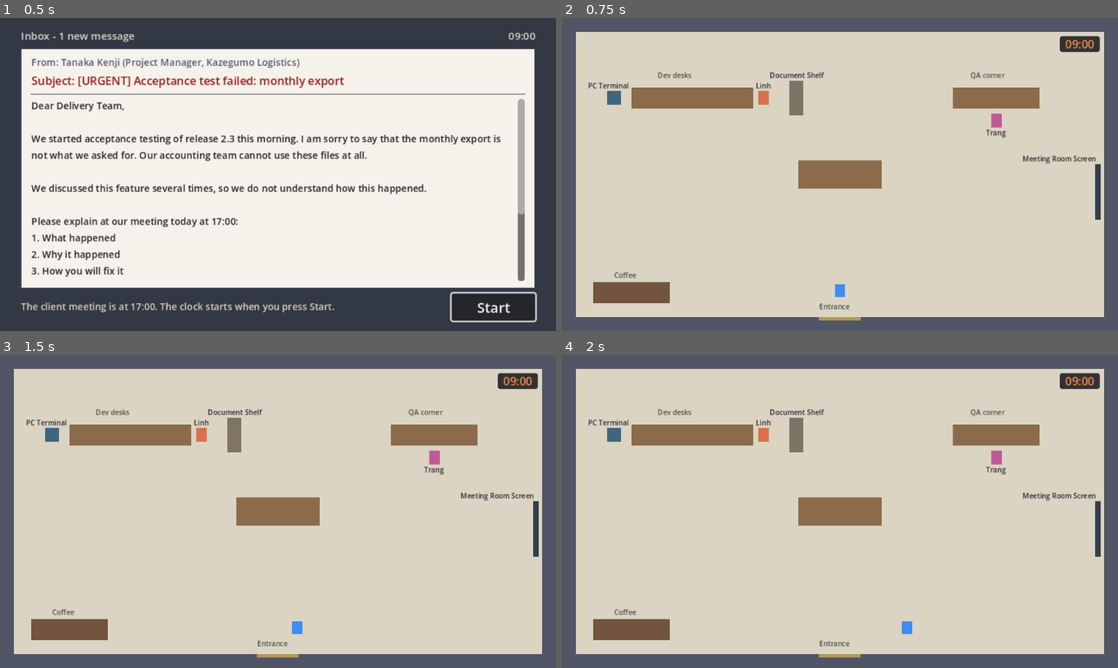
Above: before the commit, frames 1-4 (two rows, left to right).
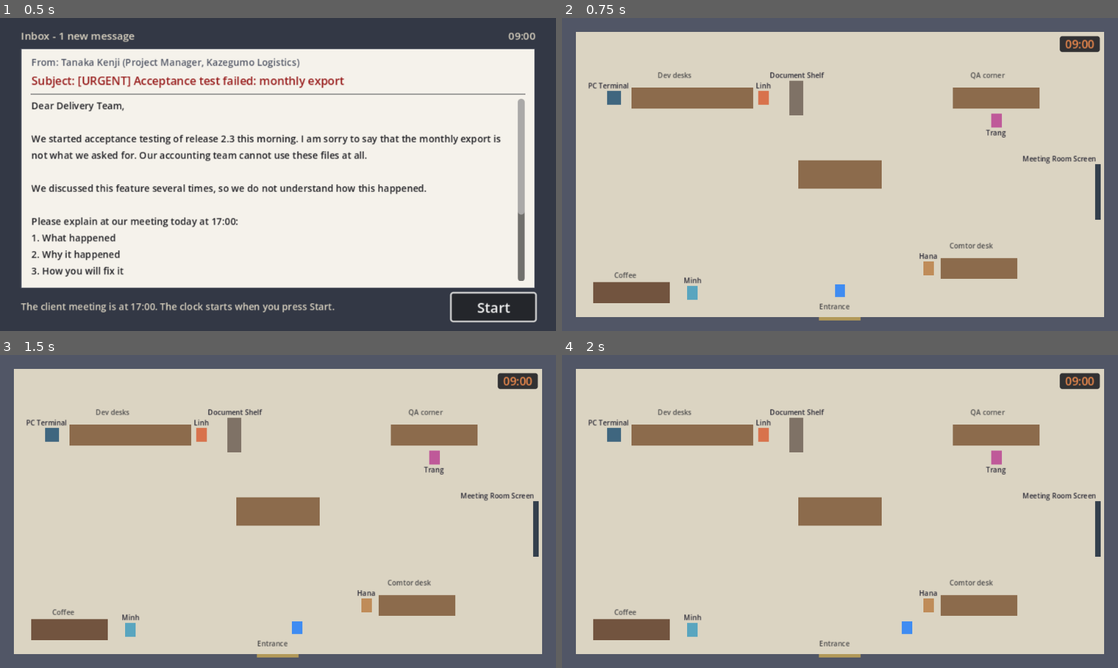
Above: after the commit, the same moments.

Repository: hoanghainh1188/offshore-crisis
Game: Godot game, scene res://run/run.tscn
Same seed, same stepped clock (60 frames per second), same inputs: the game is played once before the commit and once after it.
Inputs (mouse positions are in pixels of both pictures, inside the frame that each line leads up to):
- Up to frame 1 (0.5 s): no input
- Up to frame 2 (0.75 s): click "Start" at 0.5 s
- Up to frame 3 (1.5 s): tap Enter at 1.25 s; move the mouse to (400, 495) at 1.27 s; hold D (move_right) from 1.28 s (still down); hold E (interact) from 1.28 s (still down); click (400, 495) at 1.42 s
- Up to frame 4 (2 s): keep holding D (move_right); keep holding E (interact); tap Space at 1.52 s

Frame 1 is identical in both runs. In frame 2, 1.3% of the frame differs, in the area x 22-82%, y 71-90%; in frame 3, 1.3%; in frame 4, 1.3%.

Commit message:
feat(dialogue): add offline dialogue for Minh, Hana, and Tanaka-san

Diff:
--- a/game/dialogue/dialogue_offline.json
+++ b/game/dialogue/dialogue_offline.json
@@ -186,6 +186,231 @@
           }
         }
       ]
+    },
+    "minh": {
+      "questions": [
+        {
+          "id": "minh_role_smalltalk",
+          "text": "How are you holding up after the client escalation?",
+          "not_held": {
+            "nervous": "Honestly, I'm pretty stressed. I just hope my export code isn't the reason the client is mad."
+          }
+        },
+        {
+          "id": "minh_export_spec",
+          "text": "Which spec or ticket did you follow when building the monthly export?",
+          "fact": "fact_coc_no_ticket",
+          "holds": {
+            "nervous": "I built the export straight from the original spec! Nobody ever made a ticket for any change, so I had nothing else to go on."
+          },
+          "not_held": {
+            "nervous": "I just picked up the tasks assigned to me on the board. Linh handled the tickets and spec updates."
+          }
+        },
+        {
+          "id": "minh_crash_fix",
+          "text": "I saw a fix from you two days before release. What was that?",
+          "fact": "rh_junior_null_fix",
+          "holds": {
+            "nervous": "Oh! That was a null-pointer crash on the export screen when a filter was empty. I fixed it two days before release—I didn't touch the grouping logic!"
+          },
+          "not_held": {
+            "nervous": "I pushed a couple of small cleanup commits, I think, but I'd have to look at the git log to be sure."
+          }
+        },
+        {
+          "id": "minh_closing_term",
+          "text": "Did anyone mention a closing period or 締め日 while you were coding?",
+          "not_held": {
+            "nervous": "Not to me! I only read the English tickets, and nobody told me about any Japanese closing dates."
+          }
+        },
+        {
+          "id": "minh_ticket_followup",
+          "text": "Ticket OC-142 says 'calendar month'. Did you ever check if there was a newer ticket?",
+          "fact": "fact_coc_no_ticket",
+          "unlock_any": [
+            "fact_lit_ticket_calendar"
+          ],
+          "holds": {
+            "nervous": "I looked on the board, and there was no new ticket at all! So I assumed the original spec was still the right one."
+          },
+          "not_held": {
+            "nervous": "I just worked off whatever Linh put in my sprint column. You'd have to check the ticket history."
+          }
+        },
+        {
+          "id": "minh_chat_followup",
+          "text": "Linh agreed to a closing-period change in chat. Why didn't you build that?",
+          "fact": "fact_coc_no_ticket",
+          "unlock_any": [
+            "fact_coc_chat_agreement"
+          ],
+          "holds": {
+            "nervous": "Wait, really?! Nobody created a ticket for that chat agreement, so I never knew! I built the export from the original spec."
+          },
+          "not_held": {
+            "nervous": "I wasn't following every chat thread while coding. I only check tickets assigned to me."
+          }
+        }
+      ]
+    },
+    "hana": {
+      "questions": [
+        {
+          "id": "hana_workload_smalltalk",
+          "text": "How has the communication been between our team and Kazegumo Logistics?",
+          "not_held": {
+            "protective": "Busy, as always. I translate what I'm given as quickly as I can so the devs aren't blocked.",
+            "honest": "A bit rushed during release 2.3. There were a lot of messages flying around in both languages."
+          }
+        },
+        {
+          "id": "hana_jp_spec",
+          "text": "What does the original Japanese spec say about how the export groups rows?",
+          "fact": "fact_lit_jp_spec_closing",
+          "holds": {
+            "protective": "It says 月次締め—their monthly closing period ending on the 20th. Anyone reading the Japanese spec carefully would see that.",
+            "honest": "The Japanese spec says 月次締め, which is the client's monthly closing period ending on the 20th."
+          },
+          "not_held": {
+            "protective": "I translated the documents handed to me. The spec itself is in the document folder if you want to check it.",
+            "honest": "I don't have the Japanese wording memorized right now, sorry. The spec document in the folder has the exact text."
+          }
+        },
+        {
+          "id": "hana_translation_note",
+          "text": "Were there any terms in the spec you weren't sure how to translate?",
+          "fact": "fact_lit_unconfirmed_note",
+          "holds": {
+            "protective": "I wrote a note saying 締め was unclear and I assumed calendar month, marked 'to confirm'. Nobody followed up with the client, so what else could I do?",
+            "honest": "Yes. I wrote in my note: '締め unclear, assumed calendar month, to confirm'. Nobody ended up asking the client, including me."
+          },
+          "not_held": {
+            "protective": "If anything had been unclear, I would have flagged it for confirmation.",
+            "honest": "Nothing stands out in my memory, though my translation notes would be in the chat log if I left any."
+          }
+        },
+        {
+          "id": "hana_meeting_reply",
+          "text": "At the design review, how did Tanaka-san respond when the team proposed calendar month?",
+          "fact": "fact_py_hai_recorded",
+          "holds": {
+            "protective": "He said はい, and the meeting notes recorded it as 'はい (approved)'. That's literally what he said.",
+            "honest": "He said はい, and the meeting notes recorded his reply as 'はい (approved)'."
+          },
+          "not_held": {
+            "protective": "I wasn't the one taking official minutes for every point. Check the meeting notes.",
+            "honest": "I'm not sure how his exact reply was written down. The meeting notes should show it."
+          }
+        },
+        {
+          "id": "hana_ticket_followup",
+          "text": "The English ticket says 'calendar month', but the Japanese spec says 月次締め. Why?",
+          "fact": "fact_lit_unconfirmed_note",
+          "unlock_any": [
+            "fact_lit_ticket_calendar",
+            "fact_lit_jp_spec_closing"
+          ],
+          "holds": {
+            "protective": "Because I flagged '締め unclear, assumed calendar month, to confirm' in my note! Nobody asked the client to confirm it.",
+            "honest": "My translation note said '締め unclear, assumed calendar month, to confirm', and nobody followed up with the client."
+          },
+          "not_held": {
+            "protective": "I don't write the Jira tickets. You should check who copied the wording into OC-142.",
+            "honest": "I'm not sure how the ticket ended up with that phrasing. I'd need to check the chat log."
+          }
+        },
+        {
+          "id": "hana_hai_followup",
+          "text": "Linh says the team proposed calendar month at the design review. How was Tanaka-san's reply recorded?",
+          "fact": "fact_py_hai_recorded",
+          "unlock_any": [
+            "fact_py_meeting_proposal"
+          ],
+          "holds": {
+            "protective": "It was recorded as 'はい (approved)' in the meeting notes. We had no reason to doubt a yes.",
+            "honest": "The meeting notes recorded Tanaka-san's reply as 'はい (approved)'."
+          },
+          "not_held": {
+            "protective": "I interpreted during the call, I didn't sign off on the notes.",
+            "honest": "I don't remember the exact note entry. You can check the meeting notes on the shelf."
+          }
+        },
+        {
+          "id": "hana_csv_smalltalk",
+          "text": "Did Tanaka-san mention any trouble opening the exported CSV files?",
+          "not_held": {
+            "protective": "He mentioned the numbers were wrong—that's the main thing.",
+            "honest": "I didn't hear him complain about opening the files to me, just that the monthly totals didn't match."
+          }
+        }
+      ]
+    },
+    "tanaka": {
+      "questions": [
+        {
+          "id": "tanaka_escalation_smalltalk",
+          "text": "Thank you for taking this call, Tanaka-san. Which part of the delivery didn't match your expectations?",
+          "not_held": {
+            "indirect": "We appreciate your team's hard work. However, our accounting department found that the monthly export totals are slightly different from what we expected."
+          }
+        },
+        {
+          "id": "tanaka_chat_request",
+          "text": "Did your team request any change to the export grouping in the shared chat?",
+          "fact": "fact_coc_chat_agreement",
+          "holds": {
+            "indirect": "Yes, we mentioned in the shared chat that we needed the export switched to our closing period, and Linh-san kindly replied 'OK, will do'."
+          },
+          "not_held": {
+            "indirect": "There were many messages in the shared chat over the past few weeks, so it may be best to review the chat history directly."
+          }
+        },
+        {
+          "id": "tanaka_design_review",
+          "text": "At the design review, what was your understanding of the export grouping?",
+          "fact": "fact_py_check_internally",
+          "holds": {
+            "indirect": "When your team proposed calendar month, I said I understood and would check with our accounting team. I sent a follow-up in the shared chat later, though we didn't receive a reply."
+          },
+          "not_held": {
+            "indirect": "It was a busy design review with many topics. Perhaps the meeting notes or the spec document capture the details more clearly."
+          }
+        },
+        {
+          "id": "tanaka_csv_headers",
+          "text": "Did your accounting team notice anything else when opening the exported CSVs?",
+          "fact": "rh_csv_encoding",
+          "holds": {
+            "indirect": "Ah, yes—on our office PCs, the Japanese CSV headers appeared with broken characters. We weren't sure if that was related, so we thought we should mention it."
+          },
+          "not_held": {
+            "indirect": "Our main concern right now is simply the monthly grouping of the figures."
+          }
+        },
+        {
+          "id": "tanaka_closing_smalltalk",
+          "text": "Could you confirm how your monthly closing period works for accounting?",
+          "not_held": {
+            "indirect": "Of course. At Kazegumo Logistics, our accounting month closes on the 20th of each month, from the 21st to the 20th."
+          }
+        },
+        {
+          "id": "tanaka_hai_followup",
+          "text": "Our meeting notes record your reply as 'はい (approved)'. What did you mean at the time?",
+          "fact": "fact_py_check_internally",
+          "unlock_any": [
+            "fact_py_hai_recorded"
+          ],
+          "holds": {
+            "indirect": "Ah, I see how that could be misunderstood. By はい I meant 'I understand, I will check with accounting'. I later posted in the shared chat, though it went unanswered."
+          },
+          "not_held": {
+            "indirect": "In Japanese meetings we often say はい simply to show we are listening carefully. I'm sorry if the notes were unclear."
+          }
+        }
+      ]
     }
   }
 }
--- a/game/dialogue/dialogue_tuning.gd
+++ b/game/dialogue/dialogue_tuning.gd
@@ -4,3 +4,11 @@
 
 ## In-game minutes a new question moves the office clock forward (GDD §7 default: 15).
 @export var question_cost_minutes: int = 15
+## In-game minutes a new question to a remote NPC (e.g. Tanaka-san) costs.
+@export var remote_question_cost_minutes: int = 30
+## NPC ids reached through the Meeting Room Screen rather than in person.
+@export var remote_npc_ids: Array[StringName] = [&"tanaka"]
+
+
+func cost_for(npc_id: StringName) -> int:
+	return remote_question_cost_minutes if remote_npc_ids.has(npc_id) else question_cost_minutes
--- a/game/dialogue/dialogue_tuning.tres
+++ b/game/dialogue/dialogue_tuning.tres
@@ -5,3 +5,5 @@
 [resource]
 script = ExtResource("1_tuning")
 question_cost_minutes = 15
+remote_question_cost_minutes = 30
+remote_npc_ids = Array[StringName]([&"tanaka"])
--- a/game/game_state.gd
+++ b/game/game_state.gd
@@ -76,5 +76,5 @@
 	asked_question_ids.append(question.id)
 	if answer.reveals != &"":
 		reveal_fact(answer.reveals)
-	clock.advance_minutes(dialogue_tuning.question_cost_minutes)
+	clock.advance_minutes(dialogue_tuning.cost_for(npc_id))
 	return answer
--- a/game/office/office_room.gd
+++ b/game/office/office_room.gd
@@ -9,6 +9,7 @@
 @onready var _player: Player = $Player
 @onready var _shelf: Interactable = $Interactables/DocumentShelf
 @onready var _terminal: Interactable = $Interactables/PcTerminal
+@onready var _meeting_screen: Interactable = $Interactables/MeetingScreen
 @onready var _viewer: ArtifactViewer = $ArtifactViewer
 @onready var _dialogue: DialoguePanel = $DialoguePanel
 @onready var _board: ClueBoard = $ClueBoard
@@ -20,6 +21,8 @@
 	_player.position = _spawn.position
 	_shelf.interacted.connect(_open_viewer.bind(_shelf.display_name))
 	_terminal.interacted.connect(_open_viewer.bind(_terminal.display_name))
+	if _dialogue.has_dialogue(&"tanaka"):
+		_meeting_screen.interacted.connect(_open_dialogue.bind(&"tanaka"))
 	_viewer.closed.connect(_unfreeze_player)
 	_dialogue.closed.connect(_unfreeze_player)
 	_board.opened.connect(_freeze_player)
--- a/game/office/office_room.tscn
+++ b/game/office/office_room.tscn
@@ -32,6 +32,9 @@
 [sub_resource type="RectangleShape2D" id="Shape_CoffeeCounter"]
 size = Vector2(88, 24)
 
+[sub_resource type="RectangleShape2D" id="Shape_ComtorDesk"]
+size = Vector2(88, 24)
+
 [node name="OfficeRoom" type="Node2D"]
 script = ExtResource("1_room")
 
@@ -106,6 +109,14 @@
 
 [node name="Visual" type="Polygon2D" parent="Solids/CoffeeCounter"]
 color = Color(0.45, 0.33, 0.25, 1)
+polygon = PackedVector2Array(-44, -12, 44, -12, 44, 12, -44, 12)
+
+[node name="ComtorDesk" type="CollisionShape2D" parent="Solids"]
+position = Vector2(480, 288)
+shape = SubResource("Shape_ComtorDesk")
+
+[node name="Visual" type="Polygon2D" parent="Solids/ComtorDesk"]
+color = Color(0.55, 0.42, 0.3, 1)
 polygon = PackedVector2Array(-44, -12, 44, -12, 44, 12, -44, 12)
 
 [node name="EntranceDoor" type="ColorRect" parent="."]
@@ -145,6 +156,13 @@
 theme_override_colors/font_color = Color(0.3, 0.3, 0.3, 1)
 theme_override_font_sizes/font_size = 8
 text = "Entrance"
+
+[node name="Label4" type="Label" parent="ZoneLabels"]
+offset_left = 446.0
+offset_top = 256.0
+theme_override_colors/font_color = Color(0.3, 0.3, 0.3, 1)
+theme_override_font_sizes/font_size = 8
+text = "Comtor desk"
 
 [node name="Interactables" type="Node2D" parent="."]
 
@@ -191,6 +209,22 @@
 color = Color(0.25, 0.4, 0.5, 1)
 label_offset = Vector2(-6, 0)
 
+[node name="Minh" parent="Interactables" instance=ExtResource("3_interactable")]
+position = Vector2(150, 316)
+kind = 0
+id = &"minh"
+display_name = "Minh"
+body_size = Vector2(12, 16)
+color = Color(0.35, 0.65, 0.75, 1)
+
+[node name="Hana" parent="Interactables" instance=ExtResource("3_interactable")]
+position = Vector2(422, 288)
+kind = 0
+id = &"hana"
+display_name = "Hana"
+body_size = Vector2(12, 16)
+color = Color(0.75, 0.55, 0.35, 1)
+
 [node name="EntranceSpawn" type="Marker2D" parent="."]
 position = Vector2(320, 316)
 
--- a/game/tests/integration/test_asking.gd
+++ b/game/tests/integration/test_asking.gd
@@ -85,3 +85,41 @@
 	GameState.ask_question(&"linh", _question(&"linh", &"linh_release_work"))
 	GameState.reset_run()
 	assert_false(GameState.is_asked(&"linh_release_work"), "reset clears asked")
+
+
+func _remote_question(id: StringName, fact_id: StringName) -> DialogueData.Question:
+	var question: DialogueData.Question = DialogueData.Question.new()
+	question.id = id
+	question.text = "Remote test question"
+	question.fact = fact_id
+	question.holds = {&"indirect": "We did ask in chat."}
+	question.not_held = {&"indirect": "I would need to check."}
+	return question
+
+
+func test_remote_tuning_defaults_to_thirty_minutes() -> void:
+	var tuning: DialogueTuning = load("res://dialogue/dialogue_tuning.tres") as DialogueTuning
+	assert_eq(tuning.remote_question_cost_minutes, 30)
+	assert_eq(tuning.cost_for(&"tanaka"), 30)
+	assert_eq(tuning.cost_for(&"linh"), 15)
+
+
+func test_remote_first_ask_costs_thirty_minutes_and_repeat_is_free() -> void:
+	_start_case_where(&"fact_coc_chat_agreement", "npc:tanaka")
+	var question: DialogueData.Question = _remote_question(&"tanaka_test_cost", &"fact_coc_chat_agreement")
+	var first: DialogueAnswer = GameState.ask_question(&"tanaka", question)
+	assert_eq(first.reveals, &"fact_coc_chat_agreement")
+	assert_eq(_office_time(), "09:30")
+	var second: DialogueAnswer = GameState.ask_question(&"tanaka", question)
+	assert_eq(second.text, first.text)
+	assert_eq(_office_time(), "09:30")
+	assert_signal_emit_count(GameState, "fact_revealed", 1)
+
+
+func test_remote_question_at_four_thirty_five_ends_the_day() -> void:
+	_start_case_where(&"fact_coc_chat_agreement", "npc:tanaka")
+	GameState.clock.advance_minutes(455)
+	watch_signals(GameState.clock)
+	GameState.ask_question(&"tanaka", _remote_question(&"tanaka_test_end", &"fact_coc_chat_agreement"))
+	assert_signal_emit_count(GameState.clock, "time_up", 1)
+	assert_has(GameState.revealed_fact_ids, &"fact_coc_chat_agreement")
--- a/game/tests/integration/test_dialogue_panel.gd
+++ b/game/tests/integration/test_dialogue_panel.gd
@@ -33,7 +33,10 @@
 func test_only_npcs_with_content_have_dialogue() -> void:
 	assert_true(_panel.has_dialogue(&"linh"))
 	assert_true(_panel.has_dialogue(&"trang"))
-	assert_false(_panel.has_dialogue(&"minh"))
+	assert_true(_panel.has_dialogue(&"minh"))
+	assert_true(_panel.has_dialogue(&"hana"))
+	assert_true(_panel.has_dialogue(&"tanaka"))
+	assert_false(_panel.has_dialogue(&"unknown_npc"))
 
 
 func test_header_shows_name_and_role() -> void:
--- a/game/tests/integration/test_office_dialogue.gd
+++ b/game/tests/integration/test_office_dialogue.gd
@@ -59,10 +59,38 @@
 	assert_eq(_panel.header_name(), "Trang")
 
 
-func test_meeting_screen_does_not_open_dialogue() -> void:
+func test_minh_opens_his_dialogue_and_logs() -> void:
+	watch_signals(_target("Minh"))
+	await _stand_at(Vector2(150, 296))
+	await _press(KEY_E)
+	assert_true(_panel.is_open())
+	assert_eq(_panel.header_name(), "Minh")
+	assert_eq(_panel.header_role(), "Junior dev")
+	assert_signal_emit_count(_target("Minh"), "interacted", 1)
+
+
+func test_hana_opens_her_dialogue_and_logs() -> void:
+	watch_signals(_target("Hana"))
+	await _stand_at(Vector2(422, 308))
+	await _press(KEY_E)
+	assert_true(_panel.is_open())
+	assert_eq(_panel.header_name(), "Hana")
+	assert_eq(_panel.header_role(), "Comtor (interpreter)")
+	assert_signal_emit_count(_target("Hana"), "interacted", 1)
+
+
+func test_meeting_screen_opens_tanaka_dialogue_and_fits_640x360() -> void:
+	watch_signals(_target("MeetingScreen"))
 	await _stand_at(Vector2(600, 200))
 	await _press(KEY_E)
-	assert_false(_panel.is_open())
+	assert_true(_panel.is_open())
+	assert_eq(_panel.header_name(), "Tanaka-san")
+	assert_eq(_panel.header_role(), "Client PM, Kazegumo Logistics")
+	assert_signal_emit_count(_target("MeetingScreen"), "interacted", 1)
+	var role_label: Label = _panel.get_node("%NpcRole") as Label
+	var panel_node: Control = _panel.get_node("Panel") as Control
+	assert_lte(role_label.get_rect().end.x, panel_node.size.x,
+		"Tanaka-san role fits within 640x360 dialogue panel")
 
 
 func test_shelf_opens_the_viewer_not_the_dialogue() -> void:
--- a/game/tests/integration/test_office_room_targets.gd
+++ b/game/tests/integration/test_office_room_targets.gd
@@ -5,6 +5,8 @@
 const EXPECTED: Dictionary = {
 	"npc:linh": "Linh",
 	"npc:trang": "Trang",
+	"npc:minh": "Minh",
+	"npc:hana": "Hana",
 	"object:document_shelf": "Document Shelf",
 	"object:meeting_screen": "Meeting Room Screen",
 	"object:pc_terminal": "PC Terminal",
--- a/game/tests/unit/test_dialogue_content.gd
+++ b/game/tests/unit/test_dialogue_content.gd
@@ -3,7 +3,7 @@
 ## (specs/npc-dialogue).
 
 const DIALOGUE_PATH: String = "res://dialogue/dialogue_offline.json"
-const NPCS: Array[StringName] = [&"linh", &"trang"]
+const NPCS: Array[StringName] = [&"linh", &"trang", &"minh", &"hana", &"tanaka"]
 const SEEDS: int = 300
 
 var _template: CaseTemplate
@@ -110,3 +110,67 @@
 	assert_string_contains(question.text, "月次締め")
 	assert_eq(_data.questions_for(&"trang").back(), question, "last in Trang's list")
 	_assert_answers_every_attitude(&"trang", question)
+
+
+func test_every_chain_fact_is_reachable_across_seeds() -> void:
+	for seed_value: int in range(1, SEEDS + 1):
+		var sheet: TruthSheet = CaseGenerator.new().generate(_template, seed_value)
+		var reached: Array[StringName] = []
+		for fact_id: StringName in sheet.knowledge:
+			if (sheet.knowledge[fact_id] as String).begins_with("artifact:"):
+				reached.append(fact_id)
+		var changed: bool = true
+		while changed:
+			changed = false
+			for npc: StringName in NPCS:
+				for question: DialogueData.Question in DialogueRules.visible_questions(
+						_data.questions_for(npc), reached):
+					if question.fact != &"" \
+							and sheet.knowledge.get(question.fact, "") == "npc:%s" % npc \
+							and not reached.has(question.fact):
+						reached.append(question.fact)
+						changed = true
+		for fact: CaseTemplate.Fact in sheet.chain:
+			assert_has(reached, fact.id, "seed %d reaches chain fact %s" % [seed_value, fact.id])
+
+
+func test_part2_follow_ups() -> void:
+	var minh_q: DialogueData.Question = _find(&"minh", &"minh_chat_followup")
+	assert_not_null(minh_q)
+	if minh_q != null:
+		assert_eq(minh_q.fact, &"fact_coc_no_ticket")
+		assert_eq(minh_q.unlock_any, [&"fact_coc_chat_agreement"] as Array[StringName])
+		_assert_answers_every_attitude(&"minh", minh_q)
+
+	var hana_q: DialogueData.Question = _find(&"hana", &"hana_hai_followup")
+	assert_not_null(hana_q)
+	if hana_q != null:
+		assert_eq(hana_q.fact, &"fact_py_hai_recorded")
+		assert_eq(hana_q.unlock_any, [&"fact_py_meeting_proposal"] as Array[StringName])
+		_assert_answers_every_attitude(&"hana", hana_q)
+
+	var tanaka_q: DialogueData.Question = _find(&"tanaka", &"tanaka_hai_followup")
+	assert_not_null(tanaka_q)
+	if tanaka_q != null:
+		assert_eq(tanaka_q.fact, &"fact_py_check_internally")
+		assert_eq(tanaka_q.unlock_any, [&"fact_py_hai_recorded"] as Array[StringName])
+		_assert_answers_every_attitude(&"tanaka", tanaka_q)
+
+
+func test_honest_and_indirect_non_held_answers_do_not_mislead() -> void:
+	var checks: Array[Array] = [
+		[&"linh", &"honest"],
+		[&"trang", &"honest"],
+		[&"hana", &"honest"],
+		[&"tanaka", &"indirect"],
+	]
+	for pair: Array in checks:
+		var npc: StringName = pair[0]
+		var attitude: StringName = pair[1]
+		for question: DialogueData.Question in _data.questions_for(npc):
+			if question.fact == &"":
+				continue
+			var held_line: String = question.holds.get(attitude, "")
+			var non_held_line: String = question.not_held.get(attitude, "")
+			assert_ne(non_held_line, "", "%s %s non_held" % [question.id, attitude])
+			assert_ne(non_held_line, held_line, "%s %s differs from holds" % [question.id, attitude])
Not shown, changed: openspec/changes/npc-dialogue-offline-part2/notes.md
Not shown, changed: openspec/changes/npc-dialogue-offline-part2/tasks.md
